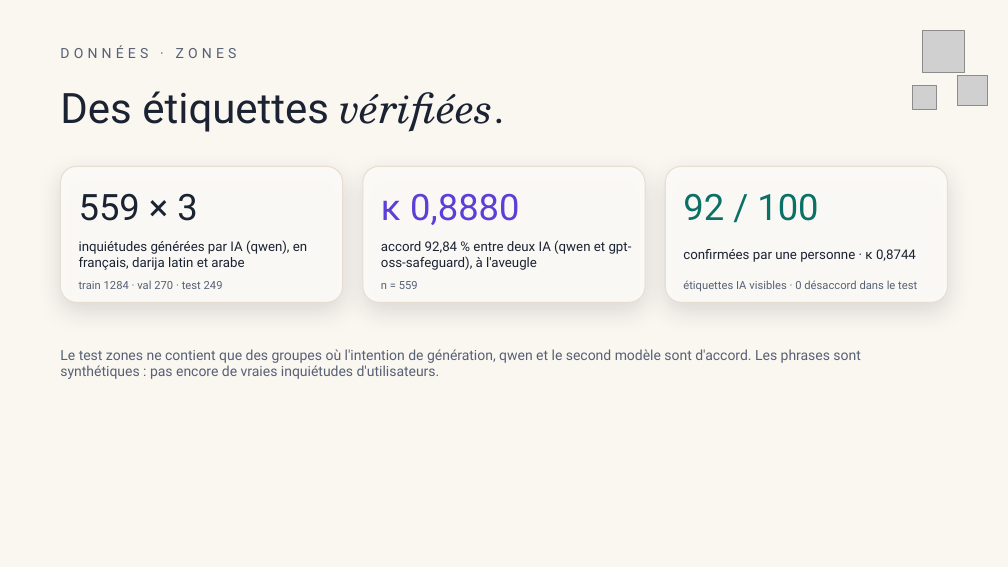
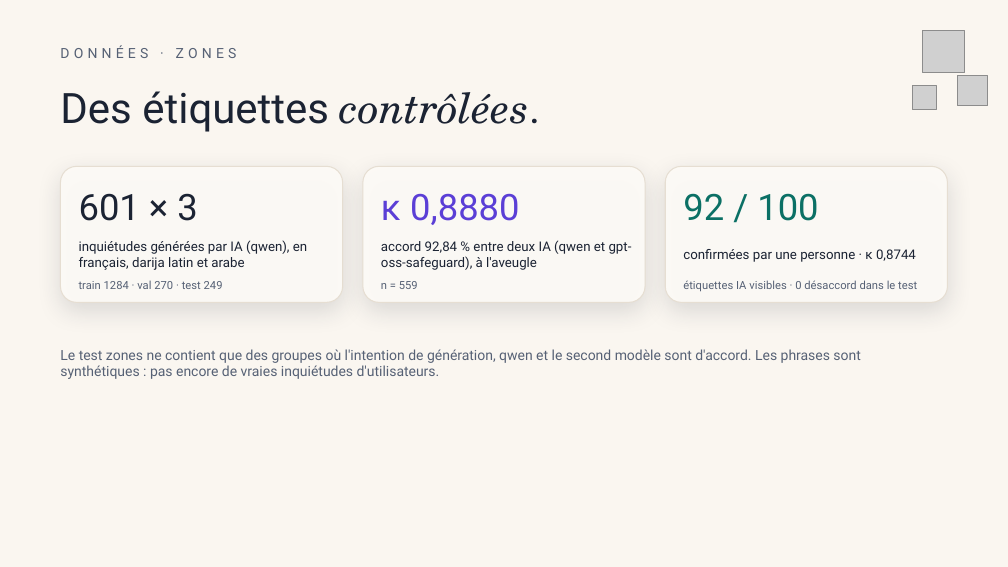
Before and after one commit to ilyasdaoudrma/braver, a slide deck: slide 10 of docs/pitch/BRAVER-Finale-10min.pptx. Drawn at 1008x567 pixels with LibreOffice and Linux fonts; fonts in the diff are those of the drawing; grey boxes stand for pictures; background and template pictures are left out. Boxes give left, top, right and bottom in pixels: in the first picture for what was removed or moved away, otherwise in the second. Text is boxed around its words. In the diff, an @@ line names an element or a change of style, - is before the commit and + after.

```diff
--- a/docs/pitch/BRAVER-Finale-10min.pptx
+++ b/docs/pitch/BRAVER-Finale-10min.pptx
@@ text at box(60, 91, 540, 132): text changed @@
-Des étiquettes vérifiées.
+Des étiquettes contrôlées.
@@ text at box(79, 193, 197, 221): text changed @@
-559 × 3
+601 × 3
```
Also in this commit, not shown: 3 other slides changed, 26 other files.
